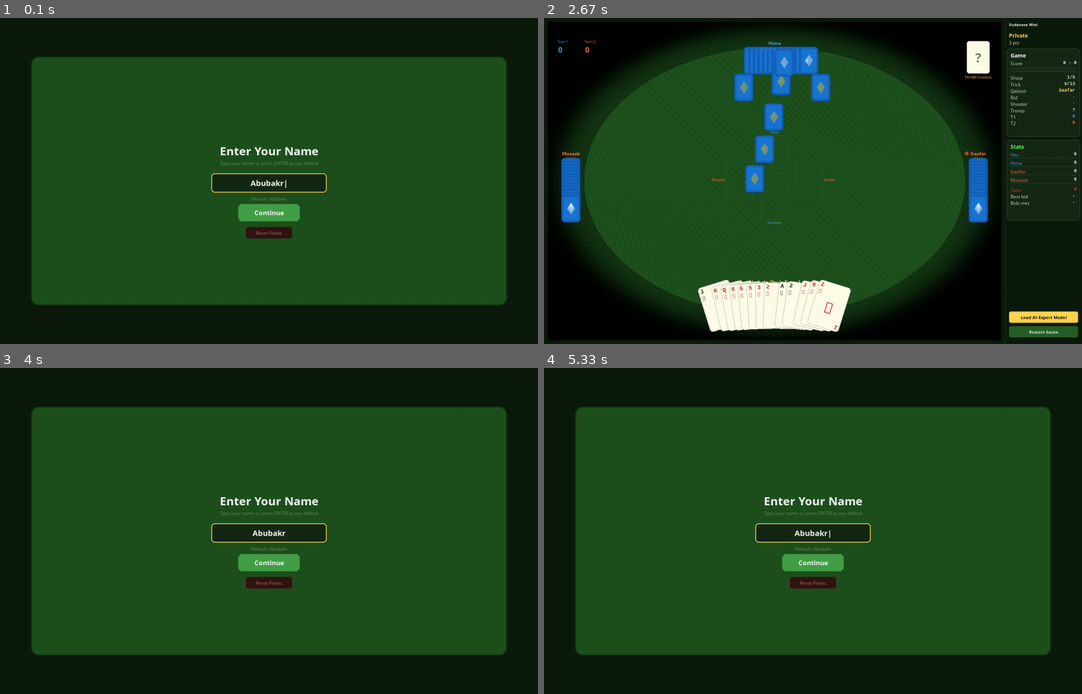
Above: before the commit, frames 1-4 (two rows, left to right).
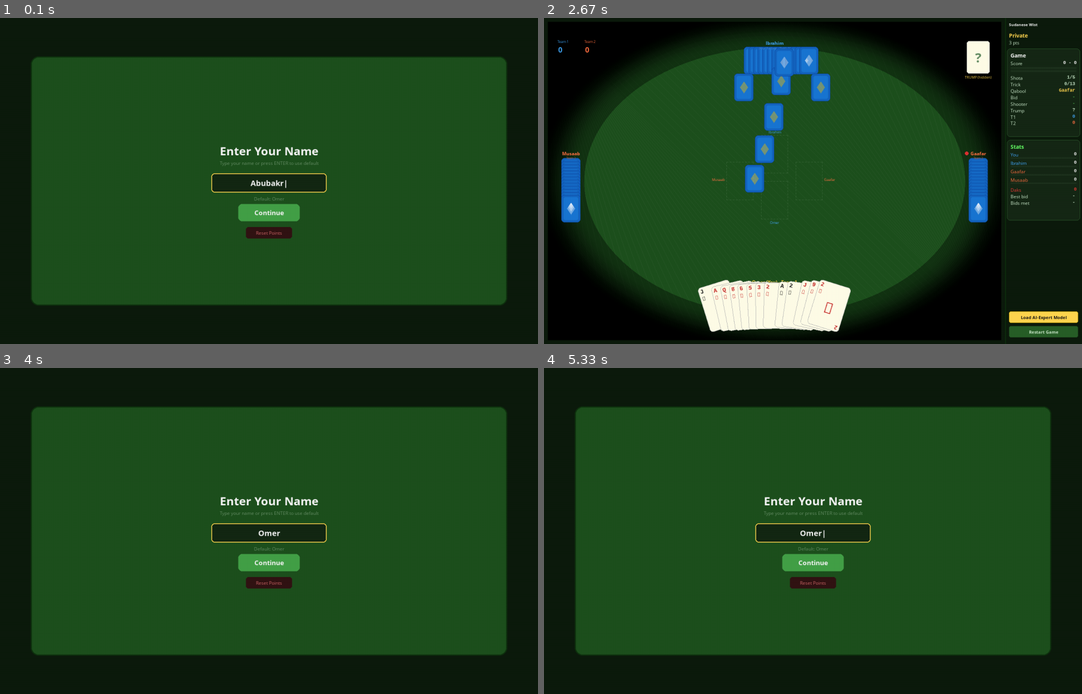
Above: after the commit, the same moments.

Repository: aamagzoub/engineering-intelligence
Game: pygame game, started from gui_pygame/main.py
The game is run twice, just before and just after one commit, with the same random seed, the same clock (stepped at 60 frames per second) and the same inputs.
Inputs (mouse positions are in pixels of both pictures, inside the frame that each line leads up to):
- Up to frame 1 (0.1 s): no input
- Up to frame 2 (2.67 s): hold Esc 0.33-0.8 s; click "▶ Start Game" at 0.93 s; click "Restart Game" at 1.27 s; tap Enter at 1.55, 2.55 s; click "📖 How to Play" at 1.93 s; click (786, 265) at 2.27 s
- Up to frame 3 (4 s): click "Restart Game" at 2.93 s; click "Continue" at 3.27 s; tap Space at 3.55 s; click "Restart Game" at 3.93 s
- Up to frame 4 (5.33 s): tap Enter at 4.22, 4.62, 4.92 s; click "Restart Game" at 5.15 s

The runs differ from the first frame. In frame 1, less than 0.1% of the frame differs, in the area x 46-54%, y 54-57%; in frame 2, 0.1%; in frame 3, 0.1%; in frame 4, 0.1%, in the area x 46-54%, y 49-57%.

Commit message:
Rename default players: Abubakr -> Omer, Hima -> Ibrahim

Diff:
--- a/gui_pygame/game_screen.py
+++ b/gui_pygame/game_screen.py
@@ -60,7 +60,7 @@
 HUMAN_ID = 2  # Internal ID for human player.
 
 # Display names.
-DISPLAY_NAMES = {2: "Abubakr", 1: "Gaafar", 0: "Hima", 3: "Musaab"}
+DISPLAY_NAMES = {2: "Omer", 1: "Gaafar", 0: "Ibrahim", 3: "Musaab"}
 
 # Stats panel width (right side, dedicated area).
 STATS_PANEL_WIDTH = 200
@@ -2059,7 +2059,7 @@
         if 1 == self.qabool_id:
             pygame.draw.circle(self.screen, qabool_color, (name_rect.left - 10, name_rect.centery), qabool_radius)
 
-        # Human (pid 2 = Abubakr) — YOUR area.
+        # Human (pid 2 = Omer) — YOUR area.
         surf = font.render(f"{DISPLAY_NAMES[HUMAN_ID]} (You) - Team 1", True, TEXT_GOLD)
         name_rect = surf.get_rect(centerx=cx_table, y=SCREEN_HEIGHT - CARD_HEIGHT - 70)
         self.screen.blit(surf, name_rect)
--- a/gui_pygame/main.py
+++ b/gui_pygame/main.py
@@ -65,13 +65,13 @@
                 if self.state == "name_entry":
                     if event.key == pygame.K_RETURN:
                         if not self._player_name.strip():
-                            self._player_name = "Abubakr"
+                            self._player_name = "Omer"
                         self._apply_player_name()
                         self.state = "menu"
                     elif event.key == pygame.K_BACKSPACE:
                         self._player_name = self._player_name[:-1]
                     elif event.key == pygame.K_ESCAPE:
-                        self._player_name = "Abubakr"
+                        self._player_name = "Omer"
                         self._apply_player_name()
                         self.state = "menu"
                     elif len(self._player_name) < 15 and event.unicode.isprintable() and event.unicode:
@@ -94,7 +94,7 @@
                     btn_rect = pygame.Rect(cx - 80, cy + 60, 160, 45)
                     if btn_rect.collidepoint(event.pos):
                         if not self._player_name.strip():
-                            self._player_name = "Abubakr"
+                            self._player_name = "Omer"
                         self._apply_player_name()
                         self.state = "menu"
                     # Reset points button.
@@ -139,10 +139,10 @@
             if os.path.exists(stats_file):
                 with open(stats_file, 'r') as f:
                     data = json.load(f)
-                return data.get("name", "Abubakr")
+                return data.get("name", "Omer")
         except Exception:
             pass
-        return "Abubakr"
+        return "Omer"
 
     def _save_player_name(self):
         """Save player name to stats file."""
@@ -220,7 +220,7 @@
         self.screen.blit(name_surf, name_surf.get_rect(center=box_rect.center))
 
         # Default hint.
-        hint = self.fonts["medium"].render(f"Default: Abubakr", True, TEXT_DIM)
+        hint = self.fonts["medium"].render(f"Default: Omer", True, TEXT_DIM)
         self.screen.blit(hint, hint.get_rect(centerx=cx, y=cy + 38))
 
         # Continue button.
